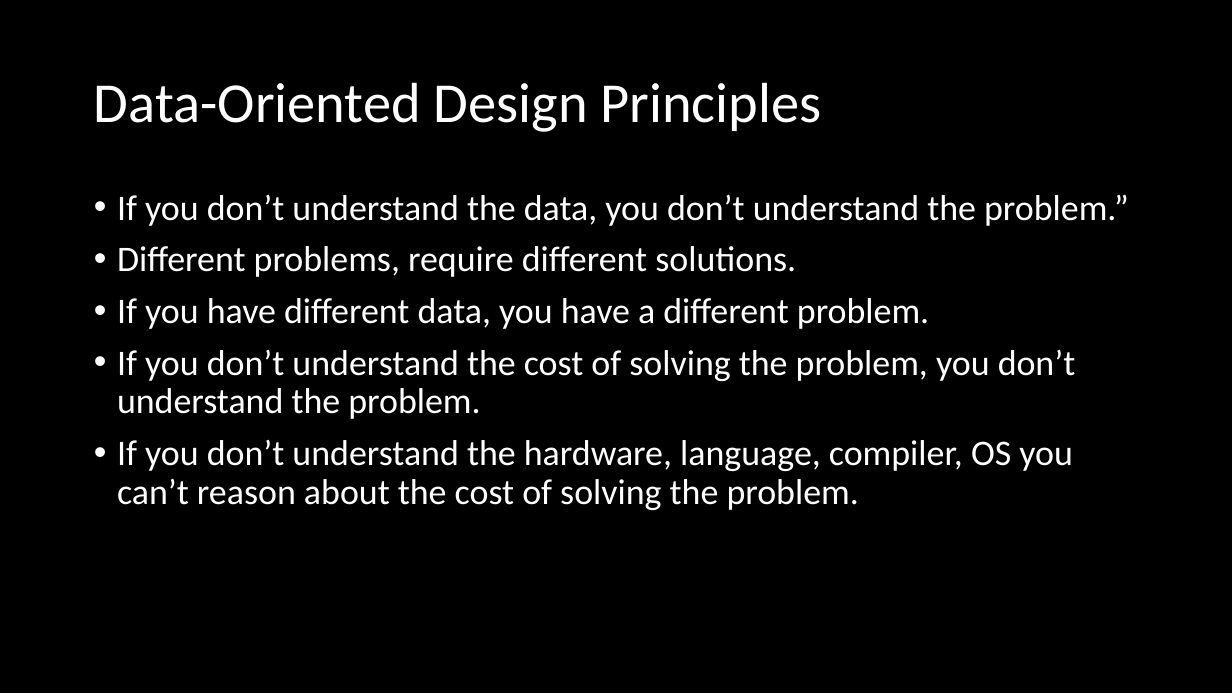
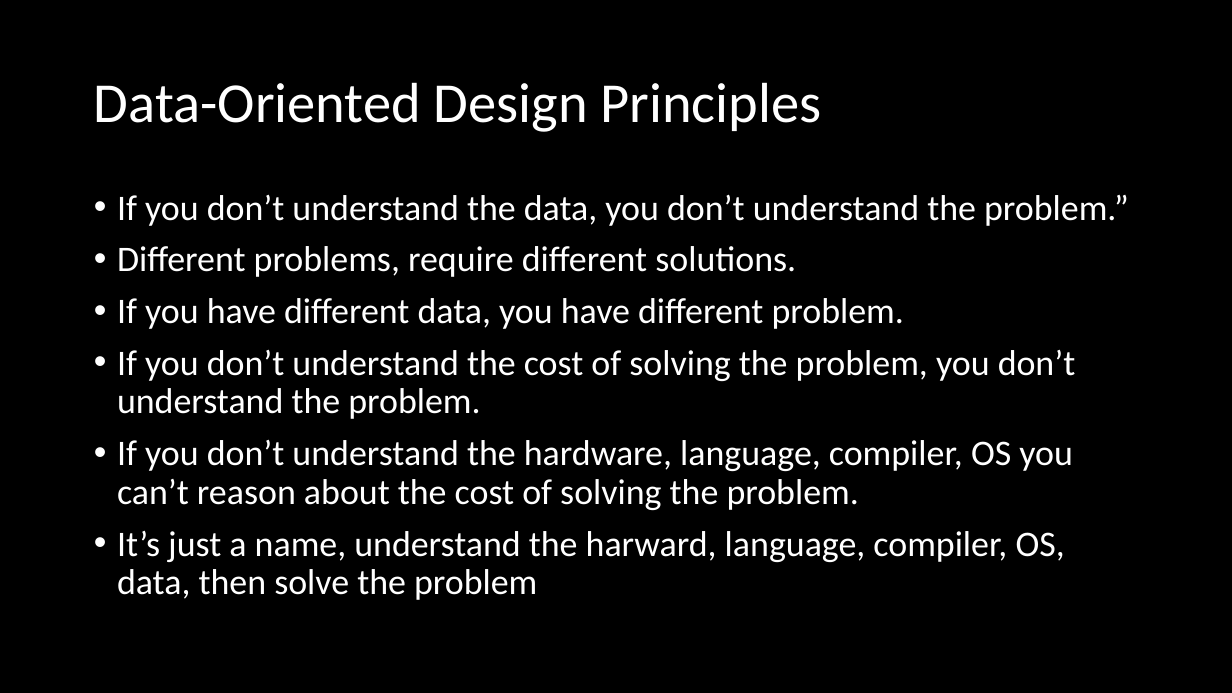
Before and after one commit to omidshahbazi/DODSample, a slide deck: slide 11 of Presentation/Presentation.pptx (slide 10 before the commit). Drawn at 1232x693 pixels with LibreOffice and Linux fonts; fonts in the diff are those of the drawing. Boxes give left, top, right and bottom in pixels: in the first picture for what was removed or moved away, otherwise in the second. Text is boxed around its words. In the diff, an @@ line names an element or a change of style, - is before the commit and + after.

```diff
--- a/Presentation/Presentation.pptx
+++ b/Presentation/Presentation.pptx
@@ text at <box>117,298,904,329</box>: text changed @@
-• If you have different data, you have a different problem.
+• If you have different data, you have different problem.
@@ text at <box>117,530,1065,600</box>: paragraph added @@
+• It’s just a name, understand the harward, language, compiler, OS, data, then solve the problem
```
Also in this commit, not shown: 3 other slides changed, 1 slide added, 2 other files.
